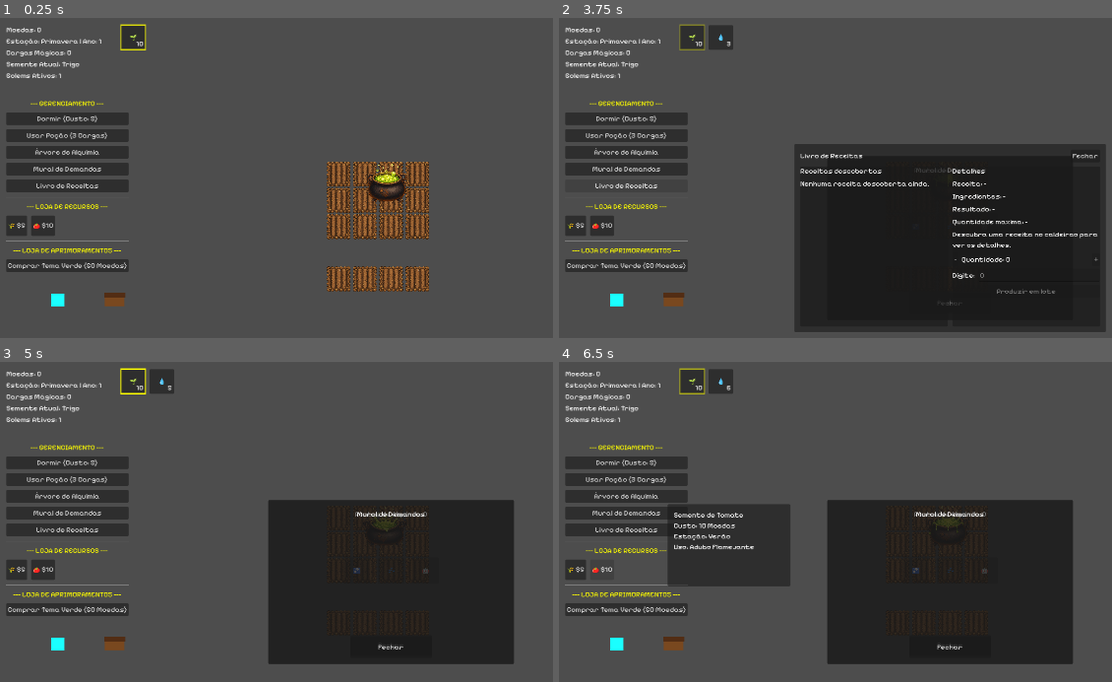
Above: before the commit, frames 1-4 (two rows, left to right).
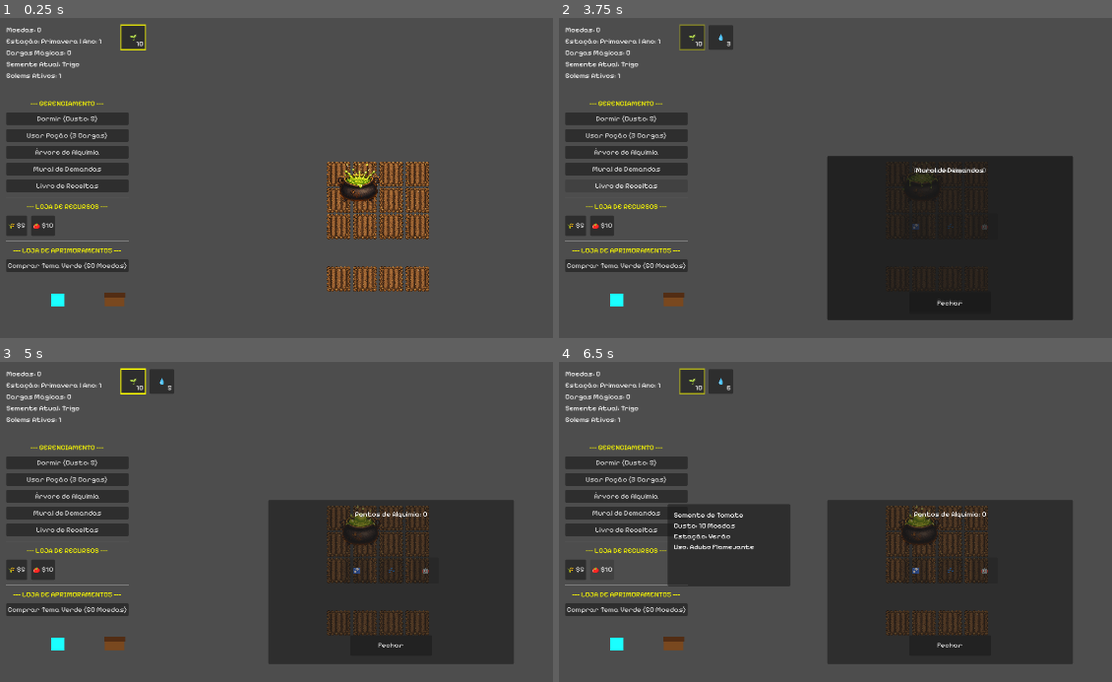
Above: after the commit, the same moments.

Repository: LeandroSatsuki/Cauldron-Crops
Game: Godot game, scene res://Scenes/Main.tscn
Two runs of this game, one before a commit and one after it. Both use one fixed random seed, a clock stepped at 60 frames per second and the inputs below.
Inputs:
- Up to frame 1 (0.25 s): no input
- Up to frame 2 (3.75 s): click "Dormir (Custo: 5)" at 0.5 s; click "Usar Poção (3 Cargas)" at 1.25 s; click "Árvore de Alquimia" at 2 s; click "Mural de Demandas" at 2.75 s; click "Livro de Receitas" at 3.5 s
- Up to frame 3 (5 s): click "Fechar" at 4.25 s
- Up to frame 4 (6.5 s): click "🌾 $5" at 5 s; click "🍅 $10" at 5.75 s

The runs differ from the first frame. In frame 1, 0.9% of the frame differs, in the area x 61-74%, y 45-58%; in frame 2, 12%, in the area x 42-99%, y 39-99%; in frame 3, 1.9%; in frame 4, 2.0%.

Commit message:
feat: fecha golem coletor e bau da vila

Diff:
--- a/Scenes/Cauldron.tscn
+++ b/Scenes/Cauldron.tscn
@@ -131,11 +131,14 @@
 }],
 "loop": true,
 "name": &"idle",
-"speed": 8.0
+"speed": 7.0
 }]
 
+[sub_resource type="CircleShape2D" id="CircleShape2D_caldeirao_block"]
+radius = 99.00505
+
 [sub_resource type="CircleShape2D" id="CircleShape2D_cauldron"]
-radius = 55.0
+radius = 104.00481
 
 [node name="CauldronUI" type="Node2D" unique_id=511147705]
 script = ExtResource("1_cauldrongd")
@@ -144,18 +147,30 @@
 position = Vector2(950, 450)
 
 [node name="SpriteCaldeirao" type="AnimatedSprite2D" parent="BaseAnchor" unique_id=1244686703]
+z_index = 5
 texture_filter = 1
 scale = Vector2(0.5, 0.5)
 sprite_frames = SubResource("SpriteFrames_cauldron")
 animation = &"idle"
 autoplay = "idle"
+frame = 2
+frame_progress = 0.19950233
 speed_scale = 0.7
+
+[node name="ObstacleBody" type="StaticBody2D" parent="BaseAnchor" unique_id=2147483645]
+collision_mask = 0
+
+[node name="CollisionShape2D" type="CollisionShape2D" parent="BaseAnchor/ObstacleBody" unique_id=2147483644]
+position = Vector2(6, 13)
+shape = SubResource("CircleShape2D_caldeirao_block")
 
 [node name="Area2D" type="Area2D" parent="." unique_id=728233719]
 position = Vector2(950, 450)
 script = ExtResource("5_areagd")
 
 [node name="CollisionShape2D" type="CollisionShape2D" parent="Area2D" unique_id=1637404263]
+z_index = 5
+position = Vector2(6, 12)
 shape = SubResource("CircleShape2D_cauldron")
 
 [node name="BrewTimer" type="Timer" parent="." unique_id=157909572]
@@ -163,6 +178,7 @@
 
 [node name="PopupLayer" type="CanvasLayer" parent="." unique_id=496365811]
 layer = 10
+visible = false
 
 [node name="CenterContainer" type="CenterContainer" parent="PopupLayer" unique_id=917072078]
 anchors_preset = 15
--- a/Scenes/Golem.tscn
+++ b/Scenes/Golem.tscn
@@ -5,8 +5,21 @@
 [sub_resource type="CircleShape2D" id="CircleShape2D_sensor"]
 radius = 36.0
 
-[node name="Golem" type="Node2D" unique_id=1412478923]
+[sub_resource type="CircleShape2D" id="CircleShape2D_golem"]
+radius = 12.0
+
+[node name="Golem" type="CharacterBody2D" unique_id=1412478923]
+motion_mode = 1
 script = ExtResource("1_golemgd")
+
+[node name="NavigationAgent2D" type="NavigationAgent2D" parent="." unique_id=2147483646]
+avoidance_enabled = true
+path_desired_distance = 8.0
+target_desired_distance = 8.0
+radius = 14.0
+
+[node name="CollisionShape2D" type="CollisionShape2D" parent="." unique_id=2147483642]
+shape = SubResource("CircleShape2D_golem")
 
 [node name="ColorRect" type="ColorRect" parent="." unique_id=2024790360]
 z_index = 1
--- a/Scenes/Main.tscn
+++ b/Scenes/Main.tscn
@@ -9,12 +9,15 @@
 [node name="World" type="Node2D" unique_id=1433733631]
 script = ExtResource("1_maingd")
 
+[node name="NavigationRegion2D" type="NavigationRegion2D" parent="." unique_id=2147483643]
+
 [node name="CauldronUI" parent="." unique_id=1614176975 instance=ExtResource("3_cauldronscene")]
+position = Vector2(-64, 0)
 
 [node name="UI" parent="." unique_id=824803257 instance=ExtResource("2_uiscene")]
 
 [node name="Golem" parent="." unique_id=1412478923 instance=ExtResource("4_rgh2o")]
 position = Vector2(145, 690)
 
-[node name="VillageChest" parent="." instance=ExtResource("5_villagechestscene")]
+[node name="VillageChest" parent="." unique_id=432701269 instance=ExtResource("5_villagechestscene")]
 position = Vector2(285, 690)
--- a/Scripts/Golem.gd
+++ b/Scripts/Golem.gd
@@ -1,4 +1,4 @@
-extends Node2D
+extends CharacterBody2D
 
 @export var move_speed_pixels_per_second: float = 128.0
 @export var think_interval: float = 1.0
@@ -7,13 +7,21 @@
 @export var carry_capacity: int = 1
 
 @onready var crop_sensor_area: Area2D = $CropSensorArea
+@onready var navigation_agent: NavigationAgent2D = $NavigationAgent2D
 
 var state: String = "IDLE"
 var carried_rewards: Array = []
 var target_plot: Node2D = null
 var target_chest: Node2D = null
+var _movement_callback: Callable = Callable()
 var _think_timer: Timer
-var _current_tween: Tween
+var _last_position: Vector2 = Vector2.ZERO
+var _stuck_time: float = 0.0
+var _is_avoiding_obstacle: bool = false
+var _final_destination: Vector2 = Vector2.ZERO
+var _current_avoidance_point: Vector2 = Vector2.ZERO
+var _avoidance_attempts: int = 0
+var _caldeirao_anchor_path: NodePath = NodePath("CauldronUI/BaseAnchor")
 
 func _ready() -> void:
 	_think_timer = Timer.new()
@@ -25,9 +33,58 @@
 
 	if crop_sensor_area and not crop_sensor_area.area_entered.is_connected(_on_crop_sensor_area_area_entered):
 		crop_sensor_area.area_entered.connect(_on_crop_sensor_area_area_entered)
+	_last_position = global_position
 
 func _process(_delta: float) -> void:
-	z_index = int(global_position.y)
+	z_index = int(global_position.y) + 3
+
+func _physics_process(delta: float) -> void:
+	var esta_em_movimento: bool = state == "MOVING_TO_PLOT" or state == "MOVING_TO_CHEST"
+	if navigation_agent == null:
+		if esta_em_movimento:
+			var direcao_emergencial: Vector2 = _final_destination - global_position
+			if direcao_emergencial.length() > 0.0:
+				velocity = direcao_emergencial.normalized() * move_speed_pixels_per_second
+			else:
+				velocity = Vector2.ZERO
+		else:
+			velocity = velocity.move_toward(Vector2.ZERO, move_speed_pixels_per_second * 6.0 * delta)
+		move_and_slide()
+		_monitorar_travamento(delta)
+		return
+
+	if not esta_em_movimento:
+		velocity = velocity.move_toward(Vector2.ZERO, move_speed_pixels_per_second * 6.0 * delta)
+		move_and_slide()
+		_last_position = global_position
+		_stuck_time = 0.0
+		return
+
+	if navigation_agent.is_navigation_finished():
+		velocity = Vector2.ZERO
+		move_and_slide()
+		_concluir_deslocamento()
+		_last_position = global_position
+		_stuck_time = 0.0
+		return
+
+	var proximo_ponto: Vector2 = navigation_agent.get_next_path_position()
+	var vetor: Vector2 = proximo_ponto - global_position
+	var distancia: float = vetor.length()
+	if distancia <= navigation_agent.target_desired_distance:
+		velocity = Vector2.ZERO
+		move_and_slide()
+		_concluir_deslocamento()
+		_last_position = global_position
+		_stuck_time = 0.0
+		return
+
+	if distancia > 0.0:
+		velocity = vetor / distancia * move_speed_pixels_per_second
+	else:
+		velocity = Vector2.ZERO
+	move_and_slide()
+	_monitorar_travamento(delta)
 
 func _on_think_timer_timeout() -> void:
 	if state != "IDLE":
@@ -48,7 +105,7 @@
 			if target_plot == null:
 				continue
 			state = "MOVING_TO_PLOT"
-			_mover_para(_obter_posicao_interacao_lote(target_plot), Callable(self, "_chegar_ao_lote"))
+			_iniciar_deslocamento(_obter_posicao_interacao_lote(target_plot), Callable(self, "_chegar_ao_lote"))
 			return
 
 func _procurar_bau() -> void:
@@ -59,7 +116,7 @@
 		return
 
 	state = "MOVING_TO_CHEST"
-	_mover_para(target_chest.global_position, Callable(self, "_chegar_ao_bau"))
+	_iniciar_deslocamento(target_chest.global_position, Callable(self, "_chegar_ao_bau"))
 
 func _encontrar_bau() -> Node2D:
 	var baus = get_tree().get_nodes_in_group("village_chest")
@@ -70,17 +127,153 @@
 			return bau as Node2D
 	return null
 
-func _mover_para(destino: Vector2, callback: Callable) -> void:
-	if _current_tween:
-		_current_tween.kill()
-		_current_tween = null
-
-	var distancia_pixels := global_position.distance_to(destino)
-	var tempo_viagem: float = max(distancia_pixels / max(move_speed_pixels_per_second, 1.0), 0.05)
-
-	_current_tween = create_tween()
-	_current_tween.tween_property(self, "global_position", destino, tempo_viagem)
-	_current_tween.tween_callback(callback)
+func _iniciar_deslocamento(destino: Vector2, callback: Callable) -> void:
+	_movement_callback = callback
+	_final_destination = destino
+	_is_avoiding_obstacle = false
+	_current_avoidance_point = Vector2.ZERO
+	_avoidance_attempts = 0
+	_stuck_time = 0.0
+	_last_position = global_position
+	if navigation_agent:
+		navigation_agent.max_speed = move_speed_pixels_per_second
+		navigation_agent.target_desired_distance = max(10.0, navigation_agent.target_desired_distance)
+		navigation_agent.path_desired_distance = max(10.0, navigation_agent.path_desired_distance)
+		navigation_agent.target_position = destino
+
+func _finalizar_deslocamento() -> void:
+	var callback: Callable = _movement_callback
+	_movement_callback = Callable()
+	if callback.is_valid():
+		callback.call()
+
+func _concluir_deslocamento() -> void:
+	if _is_avoiding_obstacle:
+		_retomar_destino_final()
+		return
+	_finalizar_deslocamento()
+
+func _retomar_destino_final() -> void:
+	_is_avoiding_obstacle = false
+	_current_avoidance_point = Vector2.ZERO
+	_stuck_time = 0.0
+	_last_position = global_position
+	if navigation_agent:
+		navigation_agent.target_position = _final_destination
+
+func _monitorar_travamento(delta: float) -> void:
+	var esta_em_movimento: bool = state == "MOVING_TO_PLOT" or state == "MOVING_TO_CHEST"
+	if not esta_em_movimento:
+		_last_position = global_position
+		_stuck_time = 0.0
+		return
+
+	var moved_distance: float = global_position.distance_to(_last_position)
+	if moved_distance < 1.0:
+		_stuck_time += delta
+	else:
+		_stuck_time = 0.0
+
+	_last_position = global_position
+
+	if _stuck_time >= 0.6:
+		_tentar_desvio_caldeirao()
+
+func _tentar_desvio_caldeirao() -> void:
+	_stuck_time = 0.0
+	_avoidance_attempts += 1
+
+	var centro_caldeirao: Vector2 = _obter_centro_caldeirao()
+	if centro_caldeirao == Vector2.ZERO:
+		push_warning("Golem: nao foi possivel localizar o caldeirao para criar desvio.")
+		if _avoidance_attempts >= 3:
+			_abortar_movimento("Golem: travou repetidas vezes sem referencia do caldeirao.")
+		return
+
+	var desvio: Vector2 = _calcular_desvio_caldeirao(_final_destination)
+	if desvio == Vector2.ZERO:
+		push_warning("Golem: nao foi possivel calcular desvio valido ao redor do caldeirao.")
+		if _avoidance_attempts >= 3:
+			_abortar_movimento("Golem: travou repetidas vezes sem desvio valido.")
+		return
+
+	_is_avoiding_obstacle = true
+	_current_avoidance_point = desvio
+	_last_position = global_position
+	if navigation_agent:
+		navigation_agent.target_position = desvio
+
+	print("Golem: travado, desviando do caldeirao para %s." % [str(desvio)])
+
+func _abortar_movimento(mensagem: String) -> void:
+	push_warning(mensagem)
+	velocity = Vector2.ZERO
+	_movement_callback = Callable()
+	_is_avoiding_obstacle = false
+	_current_avoidance_point = Vector2.ZERO
+	_stuck_time = 0.0
+	_avoidance_attempts = 0
+	_final_destination = Vector2.ZERO
+	if state == "MOVING_TO_PLOT":
+		_limpar_alvo_lote()
+	elif state == "MOVING_TO_CHEST":
+		target_chest = null
+	state = "IDLE"
+
+func _calcular_desvio_caldeirao(destino_final: Vector2) -> Vector2:
+	var centro_caldeirao: Vector2 = _obter_centro_caldeirao()
+	if centro_caldeirao == Vector2.ZERO:
+		return Vector2.ZERO
+
+	var margem: float = 160.0
+	var candidatos: Array[Vector2] = [
+		centro_caldeirao + Vector2(-margem, 0.0),
+		centro_caldeirao + Vector2(margem, 0.0),
+		centro_caldeirao + Vector2(0.0, -margem),
+		centro_caldeirao + Vector2(0.0, margem)
+	]
+
+	var melhor_candidato: Vector2 = Vector2.ZERO
+	var melhor_custo: float = -1.0
+	var iniciar_em: int = 0
+	if _avoidance_attempts > 0:
+		iniciar_em = _avoidance_attempts % candidatos.size()
+
+	for i in range(candidatos.size()):
+		var indice: int = (iniciar_em + i) % candidatos.size()
+		var candidato: Vector2 = candidatos[indice]
+		if _current_avoidance_point != Vector2.ZERO and candidato.distance_to(_current_avoidance_point) < 8.0:
+			continue
+		var custo: float = global_position.distance_to(candidato) + candidato.distance_to(destino_final)
+		if melhor_custo < 0.0 or custo < melhor_custo:
+			melhor_custo = custo
+			melhor_candidato = candidato
+
+	if melhor_candidato != Vector2.ZERO:
+		return melhor_candidato
+
+	for j in range(candidatos.size()):
+		var candidato_fallback: Vector2 = candidatos[j]
+		var custo_fallback: float = global_position.distance_to(candidato_fallback) + candidato_fallback.distance_to(destino_final)
+		if melhor_custo < 0.0 or custo_fallback < melhor_custo:
+			melhor_custo = custo_fallback
+			melhor_candidato = candidato_fallback
+
+	return melhor_candidato
+
+func _obter_centro_caldeirao() -> Vector2:
+	if get_tree() == null or get_tree().current_scene == null:
+		return Vector2.ZERO
+
+	var base_anchor: Node = get_tree().current_scene.get_node_or_null(_caldeirao_anchor_path)
+	if base_anchor and base_anchor is Node2D:
+		return (base_anchor as Node2D).global_position
+
+	var cauldron_ui: Node = get_tree().current_scene.get_node_or_null("CauldronUI")
+	if cauldron_ui and cauldron_ui is Node2D:
+		return (cauldron_ui as Node2D).global_position
+
+	return Vector2.ZERO
 
 func _chegar_ao_lote() -> void:
 	if state != "MOVING_TO_PLOT":
--- a/Scripts/Main.gd
+++ b/Scripts/Main.gd
@@ -1,8 +1,10 @@
 extends Node2D
 
 var farm_plot_scene = preload("res://Scenes/FarmPlot.tscn")
+@onready var navigation_region: NavigationRegion2D = $NavigationRegion2D
 
 func _ready() -> void:
+	_configurar_regiao_navegacao()
 
 	var screen_size = get_viewport_rect().size
 	var start_x = (screen_size.x - 320) / 2.0
@@ -14,6 +16,23 @@
 			plot.position = Vector2(start_x + (x * 80), start_y + (y * 80))
 			add_child(plot)
 
+func _configurar_regiao_navegacao() -> void:
+	if navigation_region == null:
+		return
+
+	var screen_size := get_viewport_rect().size
+	var margem := 192.0
+	var outline := PackedVector2Array([
+		Vector2(-margem, -margem),
+		Vector2(screen_size.x + margem, -margem),
+		Vector2(screen_size.x + margem, screen_size.y + margem),
+		Vector2(-margem, screen_size.y + margem)
+	])
+	var polygon := NavigationPolygon.new()
+	polygon.add_outline(outline)
+	polygon.make_polygons_from_outlines()
+	navigation_region.navigation_polygon = polygon
+
 func _unhandled_input(event: InputEvent) -> void:
 	if event is InputEventKey and event.pressed and not event.echo:
 		if event.keycode == KEY_F5:
--- a/Scripts/VillageChest.gd
+++ b/Scripts/VillageChest.gd
@@ -10,7 +10,7 @@
 		clickable_area.input_event.connect(_on_clickable_area_input_event)
 
 func _process(_delta: float) -> void:
-	z_index = int(global_position.y)
+	z_index = int(global_position.y) + 15
 
 func deposit_item(item_id: String, quantidade: int = 1) -> void:
 	if item_id == "" or quantidade <= 0:
Not shown: 1 places in Scenes/Main.tscn that only renumber resources
